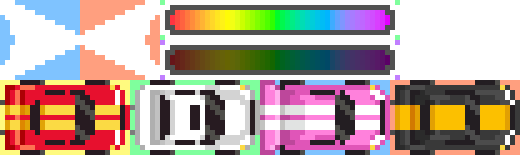
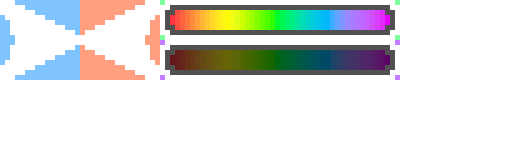
Layered file, before and after one edit (w=520, h=155). Changes by layer:
painted on "Sprites" over <box>0,80,520,155</box>
painted on "Fondo" over <box>0,80,520,155</box>
